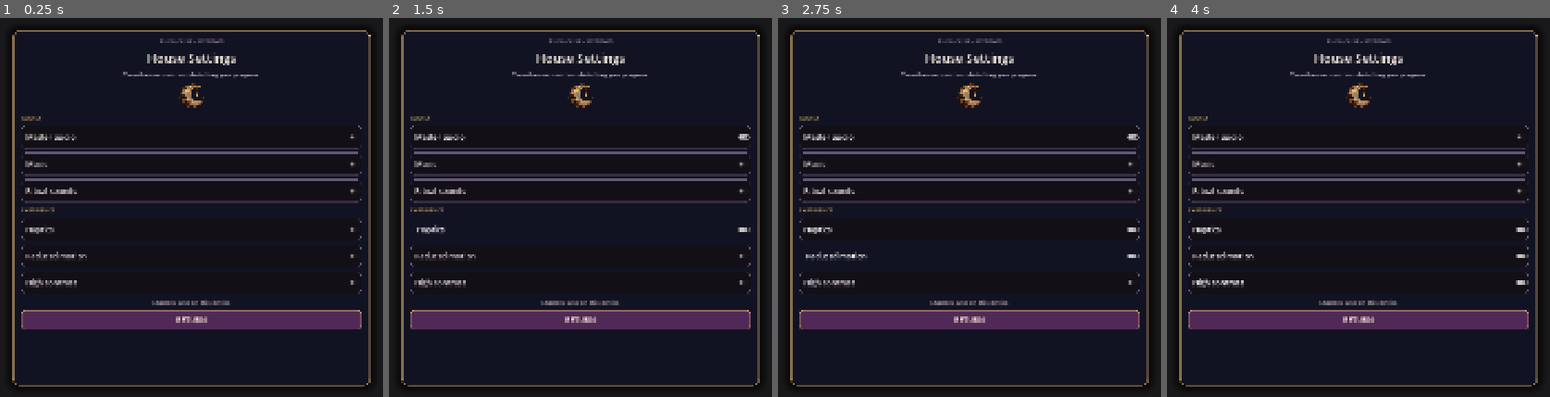
Above: before the commit, frames 1-4 (left to right).
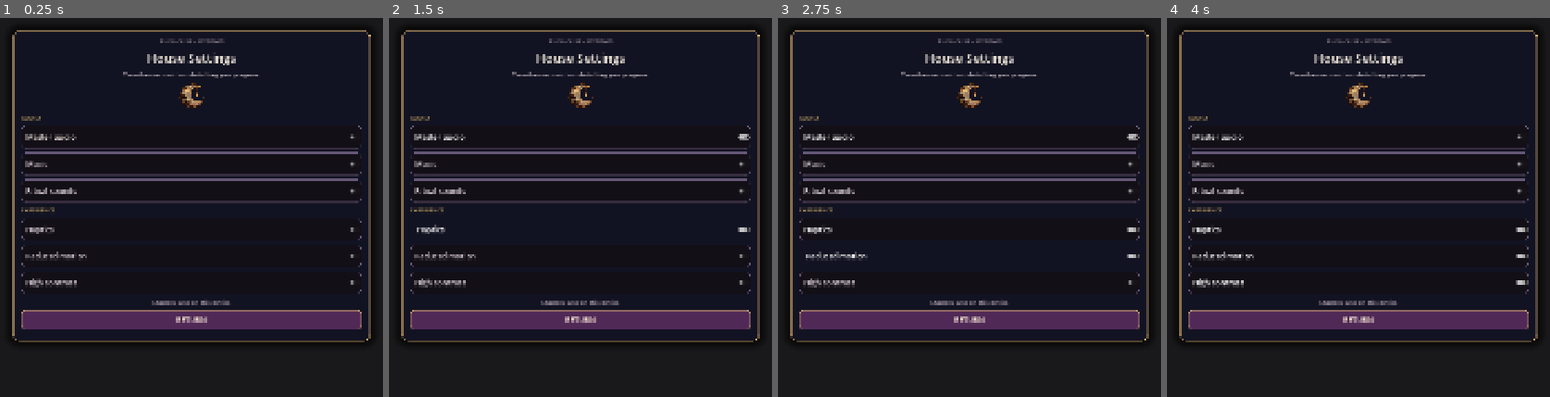
Above: after the commit, the same moments.

Repository: Jay-prodesign/akilta-match3
Game: Godot game, scene res://src/ui/settings/settings_panel.tscn
Same seed, same stepped clock (60 frames per second), same inputs: the game is played once before the commit and once after it. This scene is started directly instead of the project's main scene.
Inputs:
- Up to frame 1 (0.25 s): no input
- Up to frame 2 (1.5 s): click "Master audio" at 0.5 s; click "Haptics" at 1.25 s
- Up to frame 3 (2.75 s): click "Reduced motion" at 2 s
- Up to frame 4 (4 s): click "High contrast" at 2.75 s; click "Master audio" at 3.5 s

The runs differ from the first frame. In frame 1, 1.1% of the frame differs, in the area x 3-97%, y 83-98%; in frame 2, 1.1%; in frame 3, 1.1%; in frame 4, 1.1%.

Commit message:
Fit Settings card to its real content height

Diff:
--- a/src/ui/settings/settings_panel.tscn
+++ b/src/ui/settings/settings_panel.tscn
@@ -63,7 +63,7 @@
 anchor_left = 0.07
 anchor_top = 0.18
 anchor_right = 0.93
-anchor_bottom = 0.66
+anchor_bottom = 0.60
 grow_horizontal = 2
 grow_vertical = 2
 theme_override_styles/panel = SubResource("Card")
